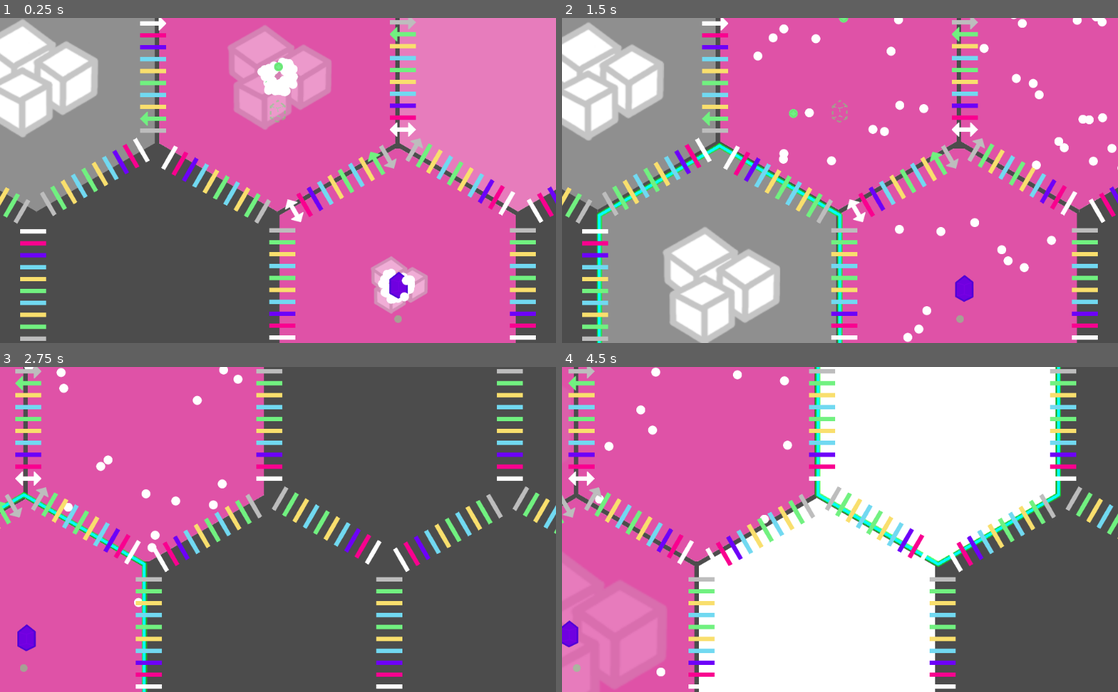
Above: before the commit, frames 1-4 (two rows, left to right).
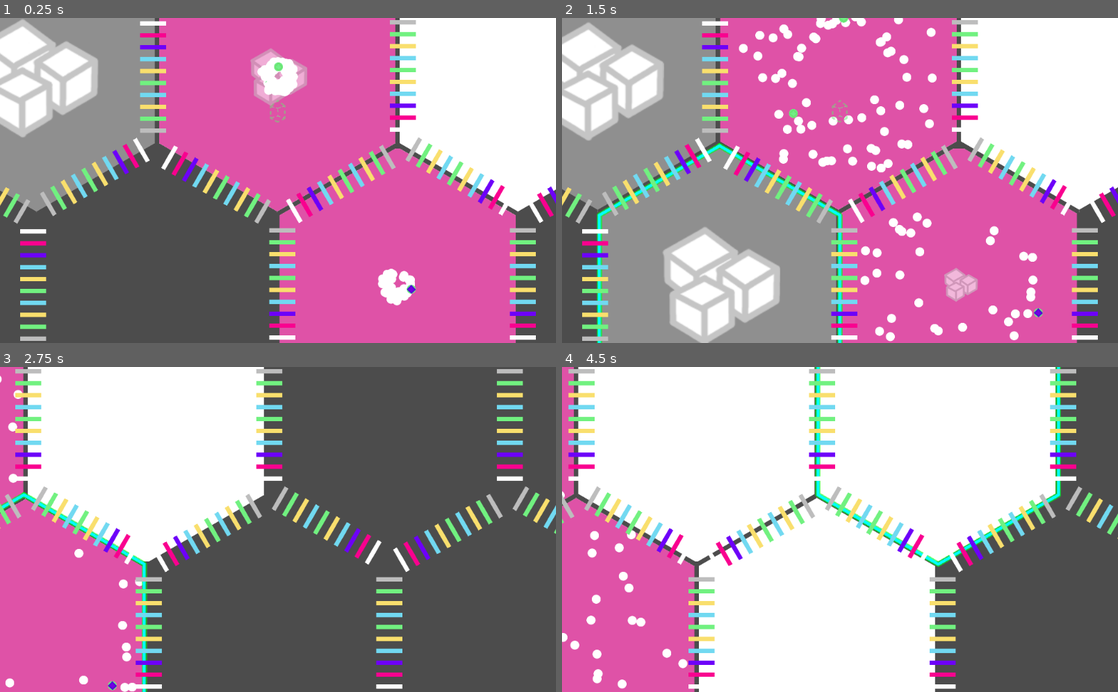
Above: after the commit, the same moments.

Repository: tobyp/hackathon2020
Game: Godot game, scene res://main.tscn
Two runs of this game, one before a commit and one after it. Both use one fixed random seed, a clock stepped at 60 frames per second and the inputs below.
Inputs (mouse positions are in pixels of both pictures, inside the frame that each line leads up to):
- Up to frame 1 (0.25 s): no input
- Up to frame 2 (1.5 s): tap Enter at 0.5 s; drag from (840, 76) to (895, 109) at 0.52 s; drag from (717, 284) to (812, 245) at 1.27 s
- Up to frame 3 (2.75 s): move the mouse to (400, 633) at 2.02 s; hold D from 2.03 s (still down); click (400, 633) at 2.17 s
- Up to frame 4 (4.5 s): release D at 2.75 s; drag from (706, 425) to (673, 480) at 2.77 s; drag from (817, 633) to (867, 529) at 3.52 s; drag from (940, 425) to (756, 448) at 4.27 s

The runs differ from the first frame. In frame 1, 18% of the frame differs, in the area x 25-100%, y 0-94%; in frame 2, 17%; in frame 3, 21%; in frame 4, 26%, in the area x 0-46%, y 0-100%.

Commit message:
Improve debug map

Diff:
--- a/main.gd
+++ b/main.gd
@@ -39,13 +39,15 @@
 	cell3.type = Globals.CellType.NORMAL
 	cell3.set_poison(Globals.PoisonType.ANTI_BIOMASS, 0.0)
 	cell3.add_particles(Globals.ParticleType.PROTEIN_WHITE, 40)
-	cell3.add_particles(Globals.ParticleType.QUEEN, 1)
+	cell3.add_particles(Globals.ParticleType.AMINO_TYR, 1)
+	#cell3.add_particles(Globals.ParticleType.QUEEN, 1)
 
 	var cell4 = $HexGrid.create_cell(0,-1)
 	cell4.type = Globals.CellType.NORMAL
 	cell4.set_poison(Globals.PoisonType.ANTI_BIOMASS, 0.0)
 	cell4.add_particles(Globals.ParticleType.PROTEIN_WHITE, 60)
-	cell4.add_particles(Globals.ParticleType.RIBOSOME_ALCOHOL, 1)
+	cell4.add_particles(Globals.ParticleType.AMINO_ALA, 1)
+	#cell4.add_particles(Globals.ParticleType.RIBOSOME_ALCOHOL, 1)
 
 	var cell5 = $HexGrid.create_cell(-1,-1)
 	cell5.type = Globals.CellType.RESOURCE
@@ -54,31 +56,32 @@
 
 	var cell6 = $HexGrid.create_cell(-1,0)
 	cell6.type = Globals.CellType.NORMAL
+	cell6.set_input_allowed([Globals.ParticleType.PROTEIN_TRANSPORTER])
 	cell6.set_poison(Globals.PoisonType.ANTI_BIOMASS, 0.0)
 	cell6.add_particles(Globals.ParticleType.ANTI_MITOCHONDRION, 1)
 	cell6.type = Globals.CellType.RESOURCE
 
 	# "A Diffusion of Whites"
-	cell1.set_output_rule(Globals.ParticleType.PROTEIN_WHITE, cell2, true)
-	cell1.set_output_rule(Globals.ParticleType.PROTEIN_WHITE, cell3, true)
-	cell2.set_output_rule(Globals.ParticleType.PROTEIN_WHITE, cell4, true)
-	cell3.set_output_rule(Globals.ParticleType.PROTEIN_WHITE, cell2, true)
-	cell4.set_output_rule(Globals.ParticleType.PROTEIN_WHITE, cell1, true)
+	#cell1.set_output_rule(Globals.ParticleType.PROTEIN_WHITE, cell2, true)
+	#cell1.set_output_rule(Globals.ParticleType.PROTEIN_WHITE, cell3, true)
+	#cell2.set_output_rule(Globals.ParticleType.PROTEIN_WHITE, cell4, true)
+	#cell3.set_output_rule(Globals.ParticleType.PROTEIN_WHITE, cell2, true)
+	#cell4.set_output_rule(Globals.ParticleType.PROTEIN_WHITE, cell1, true)
 
 	# Sugar production
-	cell1.set_output_rule(Globals.ParticleType.PROTEIN_TRANSPORTER, cell6, true)
-	cell6.set_output_rule(Globals.ParticleType.SUGAR, cell1, true)
+	#cell1.set_output_rule(Globals.ParticleType.PROTEIN_TRANSPORTER, cell6, true)
+	#cell6.set_output_rule(Globals.ParticleType.SUGAR, cell1, true)
 	# Sugar transport
-	cell1.set_output_rule(Globals.ParticleType.SUGAR, cell2, true)
-	cell2.set_output_rule(Globals.ParticleType.SUGAR, cell1, true)
-	cell1.set_output_rule(Globals.ParticleType.SUGAR, cell3, true)
-	cell3.set_output_rule(Globals.ParticleType.SUGAR, cell1, true)
-	cell1.set_output_rule(Globals.ParticleType.SUGAR, cell4, true)
-	cell4.set_output_rule(Globals.ParticleType.SUGAR, cell1, true)
-	cell2.set_output_rule(Globals.ParticleType.PROTEIN_TRANSPORTER, cell1, true)
-	cell3.set_output_rule(Globals.ParticleType.PROTEIN_TRANSPORTER, cell1, true)
-	cell4.set_output_rule(Globals.ParticleType.PROTEIN_TRANSPORTER, cell1, true)
+	#cell1.set_output_rule(Globals.ParticleType.SUGAR, cell2, true)
+	#cell2.set_output_rule(Globals.ParticleType.SUGAR, cell1, true)
+	#cell1.set_output_rule(Globals.ParticleType.SUGAR, cell3, true)
+	#cell3.set_output_rule(Globals.ParticleType.SUGAR, cell1, true)
+	#cell1.set_output_rule(Globals.ParticleType.SUGAR, cell4, true)
+	#cell4.set_output_rule(Globals.ParticleType.SUGAR, cell1, true)
+	#cell2.set_output_rule(Globals.ParticleType.PROTEIN_TRANSPORTER, cell1, true)
+	#cell3.set_output_rule(Globals.ParticleType.PROTEIN_TRANSPORTER, cell1, true)
+	#cell4.set_output_rule(Globals.ParticleType.PROTEIN_TRANSPORTER, cell1, true)
 
 	# Breaking down the Alcohol
-	cell4.set_output_rule(Globals.ParticleType.ENZYME_ALCOHOL, cell5, true)
-	cell4.set_output_rule(Globals.ParticleType.PROTEIN_WHITE, cell5, true)
+	#cell4.set_output_rule(Globals.ParticleType.ENZYME_ALCOHOL, cell5, true)
+	#cell4.set_output_rule(Globals.ParticleType.PROTEIN_WHITE, cell5, true)
